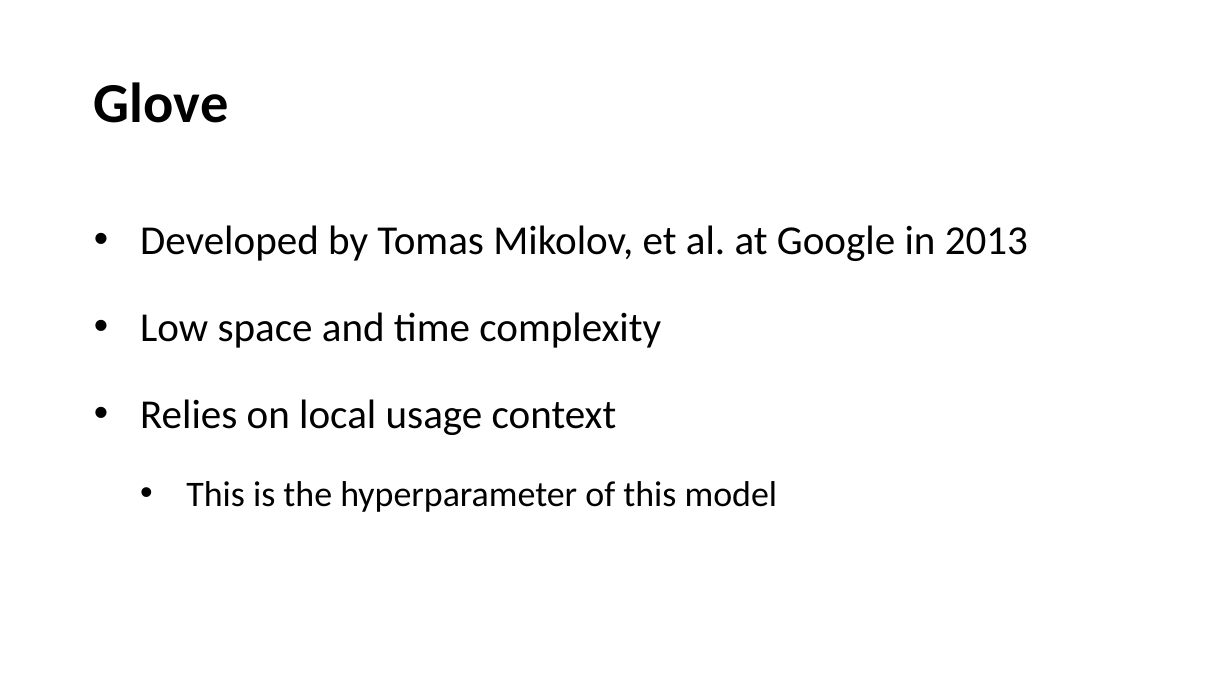
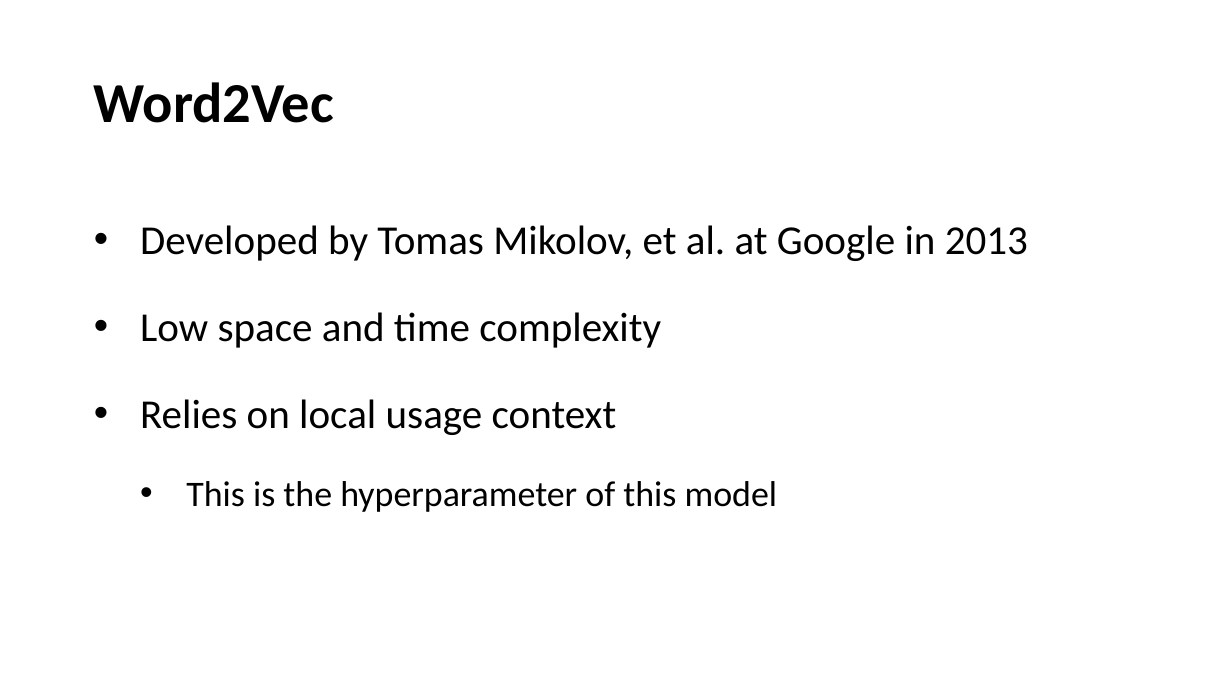
Before and after one commit to chensh3/word2vec_vs_glove, a slide deck: slide 4 of mid_term.pptx (slide 6 before the commit). Drawn at 1232x693 pixels with LibreOffice and Linux fonts; fonts in the diff are those of the drawing. Boxes give left, top, right and bottom in pixels: in the first picture for what was removed or moved away, otherwise in the second. Text is boxed around its words. In the diff, an @@ line names an element or a change of style, - is before the commit and + after.

Commit message:
implemented testing word2vec model on us patent dataset. clean code

```diff
--- a/mid_term.pptx
+++ b/mid_term.pptx
@@ title at [94, 82, 334, 123]: text changed @@
-Glove
+Word2Vec
```
Also in this commit, not shown: 4 other slides changed, 6 slides added, 5 slides removed, 7 other files.
